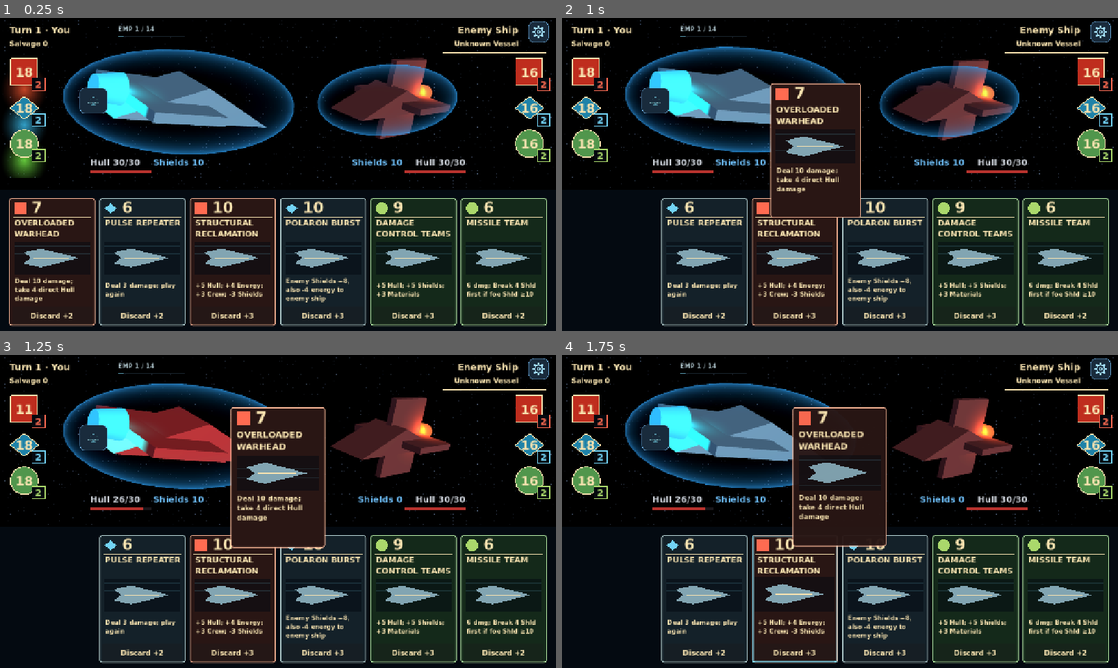
Above: before the commit, frames 1-4 (two rows, left to right).
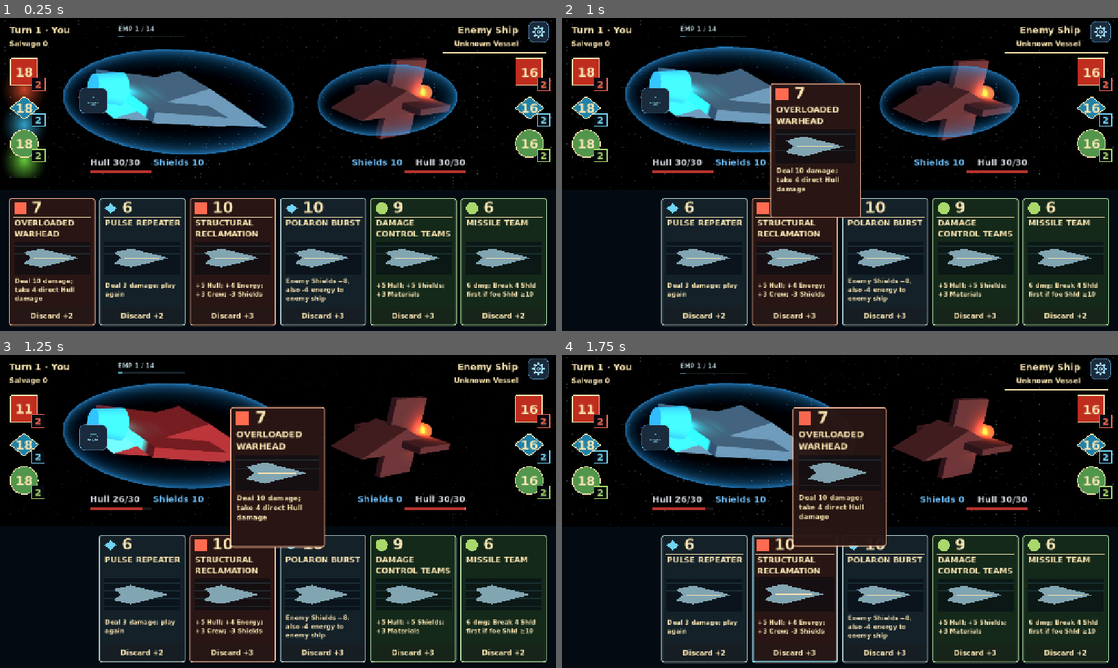
Above: after the commit, the same moments.

Repository: RPGMaster2000/arcospace
Game: Godot game, scene res://scenes/board_3d.tscn
The game is run twice, just before and just after one commit, with the same random seed, the same clock (stepped at 60 frames per second) and the same inputs. This scene is started directly instead of the project's main scene. Sound files missing from this copy of the repository are replaced by a short silence.
Inputs (mouse positions are in pixels of both pictures, inside the frame that each line leads up to):
- Up to frame 1 (0.25 s): no input
- Up to frame 2 (1 s): tap Enter (ui_accept) at 0.5, 0.77 s; move the mouse to (962, 158) at 0.52 s; hold Up (ui_up) from 0.53 s (still down); tap Tab at 0.6 s; click (962, 158) at 0.67 s
- Up to frame 3 (1.25 s): keep holding Up (ui_up)
- Up to frame 4 (1.75 s): release Up (ui_up) at 1.25 s; drag from (728, 527) to (812, 574) at 1.27 s

Frames 1-2 are identical in both runs. In frame 3, 8.1% of the frame differs, in the area x 0-100%, y 0-99%; in frame 4, nothing differs.

Commit message:
Strengthen shield impact feedback and extend POI flashes
Increase ripple strength to 1.8 and duration to 0.35 seconds, with slower ripple travel. Add a two-pixel shield-hit screen shake through the existing modifier feedback controller; preserve stronger active hazard shakes. Double POI flashes to 0.6 seconds.

Validated 48 visual checks headlessly and rendered, modifier cinematics, combat effects and POI rewards.

Diff:
--- a/scripts/battle_effects.gd
+++ b/scripts/battle_effects.gd
@@ -184,6 +184,13 @@
 
 
 func _hit(ship: Node, hull_hit: bool, shield_hit: bool, side: String) -> void:
+	if shield_hit:
+		var feedback = get_parent().get_node_or_null("ModifierDisplay")
+		if feedback != null:
+			feedback.shake_screen(
+				visual_settings.shield_screen_shake_pixels,
+				visual_settings.shield_screen_shake_duration
+			)
 	if ship.has_method("animate_hit"):
 		ship.animate_hit(_job(), hull_hit, hit_seconds)
 		if shield_hit:
--- a/scripts/modifier_display.gd
+++ b/scripts/modifier_display.gd
@@ -37,6 +37,7 @@
 var shake_tween: Tween
 var original_canvas: Transform2D
 var shaking: bool = false
+var active_shake_pixels: float = 0.0
 
 
 func warning(kind: int, card_effect: bool = false, effect_text: String = "") -> void:
@@ -64,18 +65,28 @@
 	screen_tween = create_tween()
 	screen_tween.tween_property($ScreenFlash, "modulate:a", 0.0, flash_seconds)
 	if player_hit:
-		if shake_tween:
-			shake_tween.kill()
-		if not shaking:
-			original_canvas = get_viewport().canvas_transform
-		shaking = true
-		shake_tween = create_tween()
-		shake_tween.tween_method(_shake, 1.0, 0.0, flash_seconds)
-		shake_tween.tween_callback(_restore_screen)
+		shake_screen(shake_pixels, flash_seconds)
+
+
+# Shared by modifier impacts and shield feedback; keep a single canvas-shake owner.
+func shake_screen(pixels: float, seconds: float) -> void:
+	if not cinematic_enabled or pixels <= 0 or (shaking and pixels < active_shake_pixels):
+		return
+	if shake_tween:
+		shake_tween.kill()
+	if not shaking:
+		original_canvas = get_viewport().canvas_transform
+	shaking = true
+	active_shake_pixels = pixels
+	shake_tween = create_tween()
+	shake_tween.tween_method(_shake, 1.0, 0.0, seconds)
+	shake_tween.tween_callback(_restore_screen)
 
 
 func _shake(strength: float) -> void:
-	var offset = Vector2(sin(strength * 47.0), cos(strength * 61.0)) * shake_pixels * strength
+	var offset = (
+		Vector2(sin(strength * 47.0), cos(strength * 61.0)) * active_shake_pixels * strength
+	)
 	var transform = original_canvas
 	transform.origin += offset
 	get_viewport().canvas_transform = transform
--- a/scripts/visual/visual_effect_settings.gd
+++ b/scripts/visual/visual_effect_settings.gd
@@ -21,9 +21,11 @@
 @export_group("Shield impact")
 @export_color_no_alpha var shield_impact_color: Color = Color(0.2, 0.65, 1)
 @export_range(0.0, 1.0, 0.05) var shield_flash_opacity: float = 0.9
-@export_range(0.05, 1.0, 0.01) var shield_flash_duration: float = 0.20
-@export_range(0.0, 2.0, 0.05) var shield_ripple_strength: float = 1.0
-@export_range(1.0, 64.0, 1.0) var shield_ripple_speed: float = 32.0
+@export_range(0.05, 1.0, 0.01) var shield_flash_duration: float = 0.35
+@export_range(0.0, 2.0, 0.05) var shield_ripple_strength: float = 1.8
+@export_range(1.0, 64.0, 1.0) var shield_ripple_speed: float = 24.0
+@export_range(0.0, 5.0, 0.25) var shield_screen_shake_pixels: float = 2.0
+@export_range(0.05, 0.5, 0.01) var shield_screen_shake_duration: float = 0.18
 @export_group("Engines")
 @export_range(0.0, 3.0, 0.05) var engine_glow_intensity: float = 0.7
 @export_range(0.0, 0.25, 0.01) var engine_pulse_amplitude: float = 0.08
@@ -36,7 +38,7 @@
 @export_group("POI and UI")
 @export var poi_success_color: Color = Color(0.15, 0.85, 0.35, 0.24)
 @export var poi_failure_color: Color = Color(0.95, 0.18, 0.15, 0.24)
-@export_range(0.1, 1.0, 0.01) var poi_reveal_duration: float = 0.30
+@export_range(0.1, 1.0, 0.01) var poi_reveal_duration: float = 0.60
 @export_range(0.01, 0.6, 0.01) var ui_transition_duration: float = 0.20
 @export_range(0.0, 1.0, 0.05) var reward_text_emphasis: float = 0.20
 @export_group("Battle results")
--- a/tests/alpha_visual_test.gd
+++ b/tests/alpha_visual_test.gd
@@ -62,6 +62,17 @@
 		"Interrupted selection resets smoothly"
 	)
 	var ship = board.get_node("BattleView/Viewport/Battlefield/PlayerShip")
+	var canvas_before: Transform2D = root.canvas_transform
+	var before: Dictionary = board._both_states()
+	var after: Dictionary = before.duplicate(true)
+	after.player.shields -= 2
+	board.battle_effects.enabled = true
+	board.battle_effects.play_changes(before, after, "", "", 0, true)
+	await create_timer(0.05).timeout
+	check(root.canvas_transform != canvas_before, "Shield damage produces a small screen shake")
+	await board.battle_effects.finished
+	check(root.canvas_transform == canvas_before, "Shield screen shake restores the viewport")
+	board.battle_effects.enabled = false
 	var origin: Vector3 = ship.body.position
 	var tween = ship.create_tween()
 	ship.animate_hit(tween, false, 0.25)
@@ -80,6 +91,7 @@
 		)
 		await capture("combined-hit" if shield_hit else "hull-hit")
 		await tween.finished
+		await process_frame
 		check(
 			(
 				ship.body.position.is_equal_approx(origin)
Not shown, changed: docs/alpha_visual_polish.md
